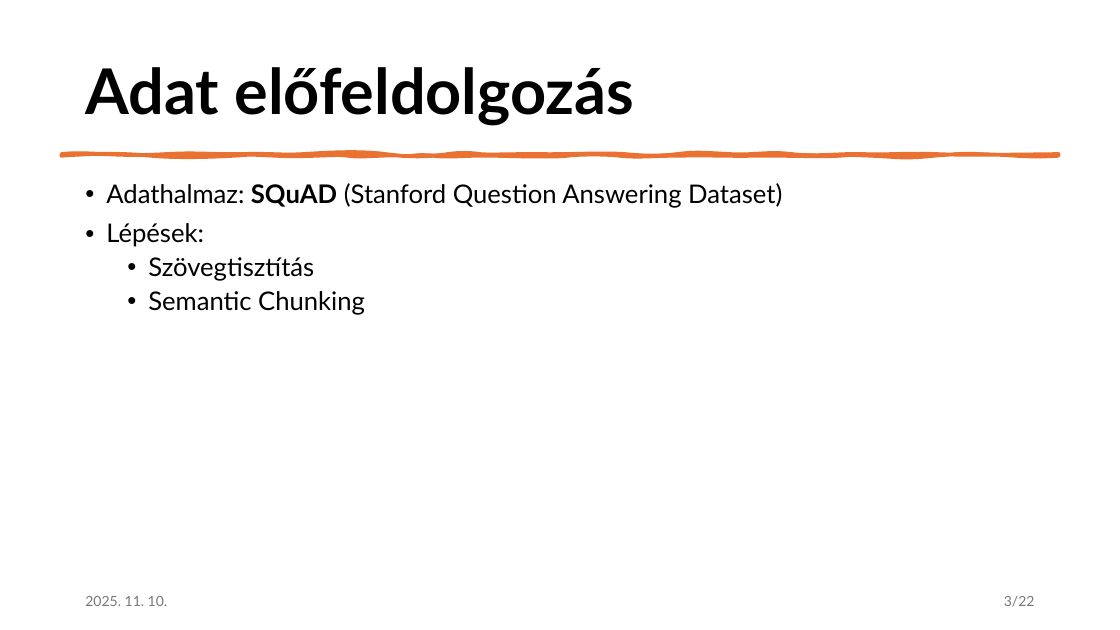
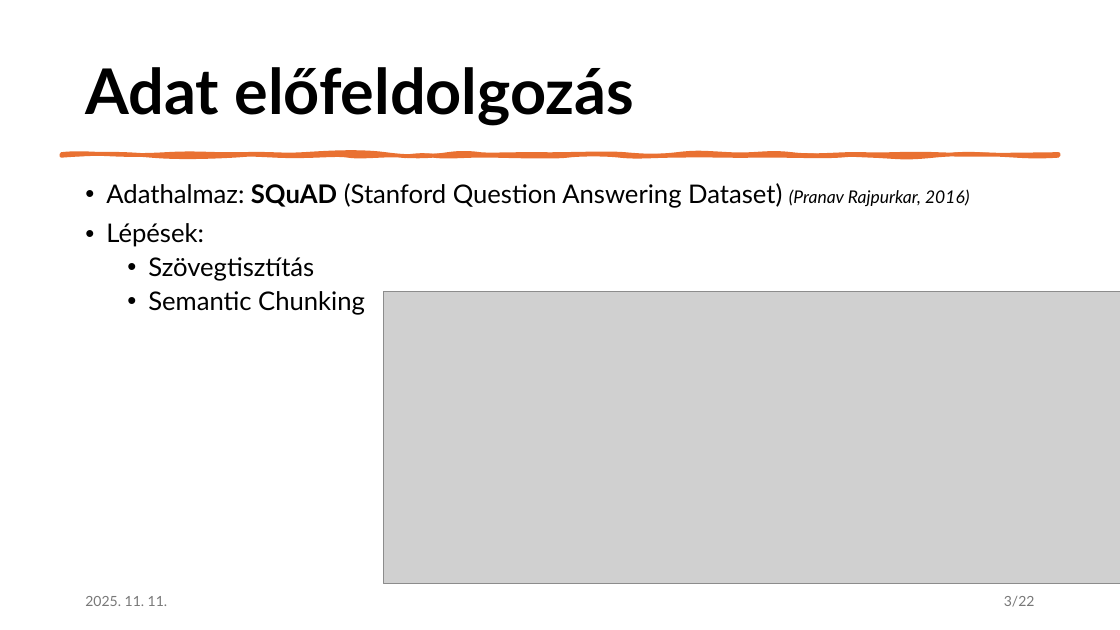
Before and after one commit to czotterbenedek/rag-onlineclustering-optimization, a slide deck: slide 3 of tdk/CzotterBenedek_TDK_javitott.pptx. Drawn at 1120x630 pixels with LibreOffice and Linux fonts; fonts in the diff are those of the drawing; grey boxes stand for pictures. Boxes give left, top, right and bottom in pixels: in the first picture for what was removed or moved away, otherwise in the second. Text is boxed around its words. In the diff, an @@ line names an element or a change of style, - is before the commit and + after.

```diff
--- a/tdk/CzotterBenedek_TDK_javitott.pptx
+++ b/tdk/CzotterBenedek_TDK_javitott.pptx
@@ text at (106,183,969,208): text changed @@
-• Adathalmaz: SQuAD (Stanford Question Answering Dataset)
+• Adathalmaz: SQuAD (Stanford Question Answering Dataset) (Pranav Rajpurkar, 2016)
@@ picture added at (383,292,1120,584) @@
@@ text at (85,596,168,606): text changed @@
-2025. 11. 10.
+2025. 11. 11.
```
Also in this commit, not shown: 19 other slides changed.
